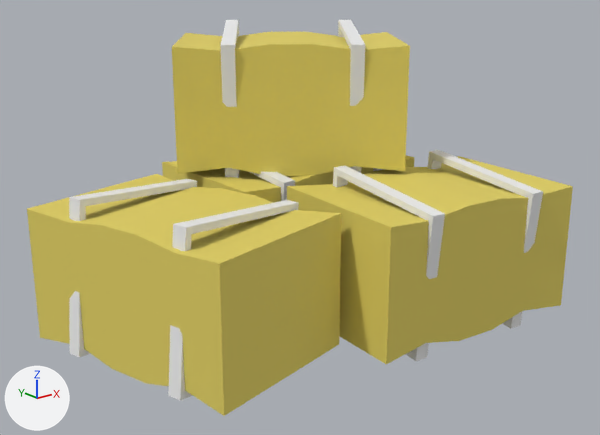
The FBX model Assets/Prefabs/3dModels/hayBales.FBX as it was, and as the next commit left it.
One viewpoint serves both versions: a camera (50 mm lens) standing at (-1.227, -1.702, 0.874) and looking at (0.065, -0.087, 0.227). Lighting does not change. The marker at lower left points along +X, +Y and +Z. Where no turn or scale is listed for an object, it has been applied to the vertices.

Names of what the first picture shows: 'Box001', 'Box002', 'Box003', 'Box004', 'Tube002', 'Tube003', 'Tube004', 'Tube005', 'Tube006', 'Tube007', 'Tube008'.
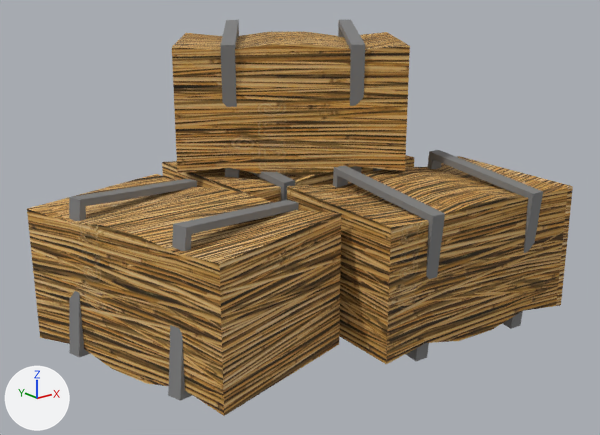
Location of each change, [x1, y1, x2, y2] in pixels of the pictures (600 x 435 px):
'Box004', recoloured, surface changed (yellow to brown)
    both: [27, 174, 341, 416]
'Box003', recoloured, surface changed (yellow to brown)
    both: [287, 156, 573, 364]
'Box002', recoloured (yellow to brown)
    both: [172, 32, 410, 176]
'Tube008', recoloured (white to grey)
    both: [168, 200, 299, 401]
'Tube006', recoloured (white to grey)
    both: [333, 166, 445, 361]
'Box001', recoloured (yellow to brown)
    both: [162, 155, 414, 203]
'Tube007', recoloured
    both: [69, 179, 197, 357]
'Tube005', recoloured (white to grey)
    both: [427, 150, 543, 328]
'Tube004', recoloured (white to grey)
    both: [220, 20, 240, 178]
'Tube003', recoloured (white to grey)
    both: [338, 20, 365, 173]
'Tube002', recoloured (white to grey)
    both: [250, 172, 295, 201]

The change, as a list of edits to the scene's bpy script:
```text
Change me_mesh_007:
    where me_mesh_007.from_pydata(...)  # 48 vertices, 96 faces; spans x -0.151..0.122, y -0.166..0.187, z -0.206..0.205
    remove me_mesh_007.materials.append(mat_material__26)  # white #eeeeee
    add me_mesh_007.materials.append(mat_03___default)  # grey #7f7f7f
Change me_mesh_008:
    where me_mesh_008.from_pydata(...)  # 48 vertices, 96 faces; spans x -0.151..0.122, y -0.166..0.187, z -0.206..0.205
    remove me_mesh_008.materials.append(mat_material__26)  # white #eeeeee
    add me_mesh_008.materials.append(mat_03___default)  # grey #7f7f7f
Change me_mesh_010:
    where me_mesh_010.from_pydata(...)  # 48 vertices, 96 faces; spans x -0.2..0.209, y -0.085..0.05, z -0.206..0.205
    remove me_mesh_010.materials.append(mat_material__26)  # white #eeeeee
    add me_mesh_010.materials.append(mat_03___default)  # grey #7f7f7f
Change me_mesh_006:
    where me_mesh_006.from_pydata(...)  # 24 vertices, 22 faces; spans x -0.364..0.364, y -0.343..0.343, z -0.025..0.32
    remove me_mesh_006.materials.append(mat_material__25)  # yellow #e2d062
    add me_mesh_006.materials.append(mat_02___default)  # picture img_hay_jpg
Change me_mesh_005:
    where me_mesh_005.from_pydata(...)  # 48 vertices, 96 faces; spans x -0.053..0.017, y -0.205..0.208, z -0.206..0.205
    remove me_mesh_005.materials.append(mat_material__26)  # white #eeeeee
    add me_mesh_005.materials.append(mat_03___default)  # grey #7f7f7f
Change me_mesh_003:
    where me_mesh_003.from_pydata(...)  # 24 vertices, 22 faces; spans x -0.316..0.316, y -0.228..0.228, z -0.025..0.32
    remove me_mesh_003.materials.append(mat_material__25)  # yellow #e2d062
    me_mesh_003 part 2: texture (UV) coordinates of 22 of 22 faces, centred in x -0.3..0.3, y -0.216..0.216, z -0.025..0.32, changed; they spanned u 0.05..0.95, v 0.05..0.5 and now span u 0.03..0.97, v -0.04..0.53
    add me_mesh_003.materials.append(mat_02___default)  # picture img_hay_jpg
Change me_mesh_004:
    where me_mesh_004.from_pydata(...)  # 48 vertices, 96 faces; spans x -0.053..0.017, y -0.205..0.208, z -0.206..0.205
    remove me_mesh_004.materials.append(mat_material__26)  # white #eeeeee
    add me_mesh_004.materials.append(mat_03___default)  # grey #7f7f7f
Change me_mesh:
    where me_mesh.from_pydata(...)  # 24 vertices, 22 faces; spans x -0.301..0.301, y -0.205..0.205, z -0.025..0.32
    remove me_mesh.materials.append(mat_material__25)  # yellow #e2d062
    add me_mesh.materials.append(mat_02___default)  # picture img_hay_jpg
Change me_mesh_009:
    where me_mesh_009.from_pydata(...)  # 24 vertices, 22 faces; spans x -0.273..0.273, y -0.342..0.342, z -0.025..0.32
    remove me_mesh_009.materials.append(mat_material__25)  # yellow #e2d062
    me_mesh_009 part 1: texture (UV) coordinates of 22 of 22 faces, centred in x -0.249..0.249, y -0.292..0.292, z -0.025..0.32, changed; they spanned u 0.05..0.95, v 0.05..0.72 and now span u 0.12..0.88, v 0.12..1.04
    add me_mesh_009.materials.append(mat_02___default)  # picture img_hay_jpg
Change me_mesh_002:
    where me_mesh_002.from_pydata(...)  # 48 vertices, 96 faces; spans x -0.037..0.001, y -0.206..0.206, z -0.206..0.205
    remove me_mesh_002.materials.append(mat_material__26)  # white #eeeeee
    add me_mesh_002.materials.append(mat_03___default)  # grey #7f7f7f
Change me_mesh_011:
    where me_mesh_011.from_pydata(...)  # 48 vertices, 96 faces; spans x -0.2..0.209, y -0.085..0.05, z -0.206..0.205
    remove me_mesh_011.materials.append(mat_material__26)  # white #eeeeee
    add me_mesh_011.materials.append(mat_03___default)  # grey #7f7f7f
```
